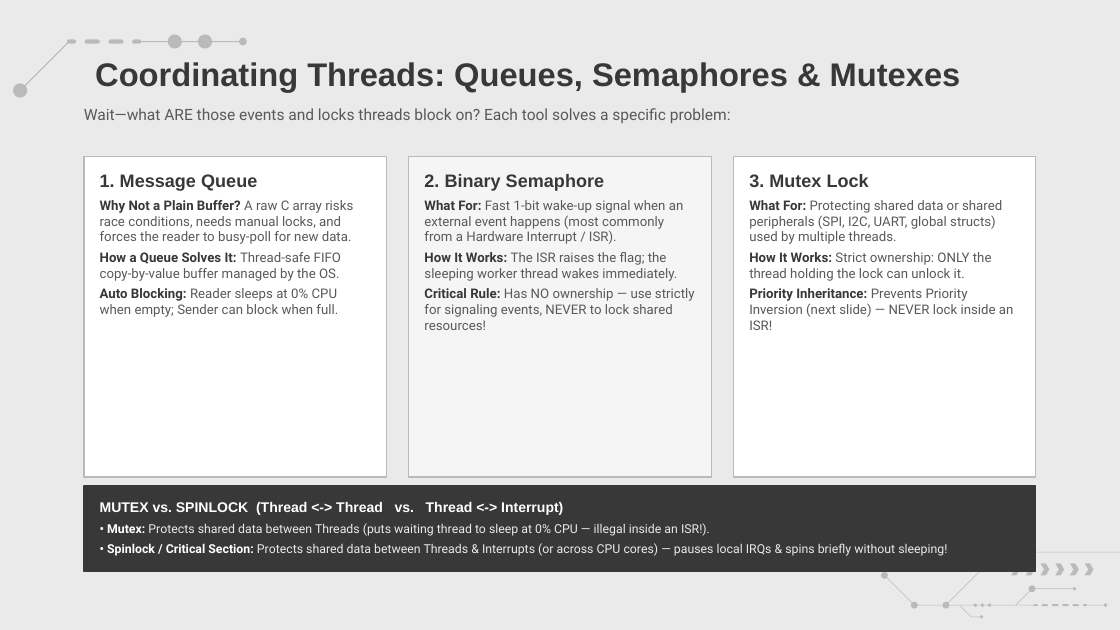
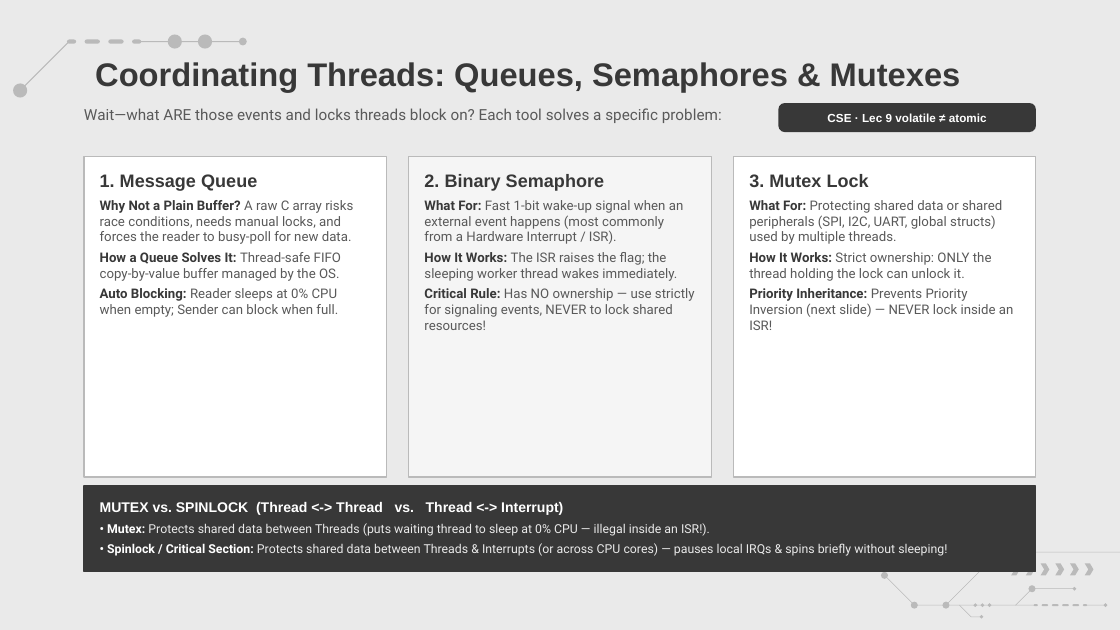
Before and after one commit to amrsaeedcse/zephyr-vs-freertos-presentation, a slide deck: slide 8 of Zephyr_RTOS_vs_FreeRTOS.pptx. Drawn at 1120x630 pixels with LibreOffice and Linux fonts; fonts in the diff are those of the drawing; background and template pictures are left out. Boxes give left, top, right and bottom in pixels: in the first picture for what was removed or moved away, otherwise in the second. Text is boxed around its words. In the diff, an @@ line names an element or a change of style, - is before the commit and + after.

```diff
--- a/Zephyr_RTOS_vs_FreeRTOS.pptx
+++ b/Zephyr_RTOS_vs_FreeRTOS.pptx
@@ text "Wait—what ARE those events and ..." at [84,108,722,123]: size 10 to 9.8 pt @@
@@ rounded rectangle added at [778,103,1036,132], fill #383838, 7.5 pt, text #FFFFFF, bold @@
+CSE · Lec 9 volatile ≠ atomic
```
Also in this commit, not shown: 11 other slides changed, 4 other files.
